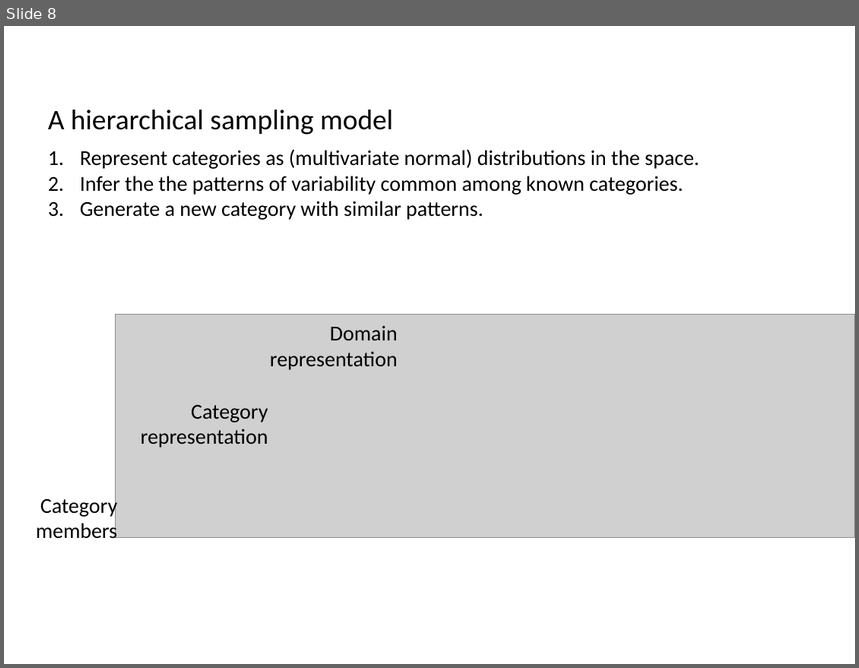
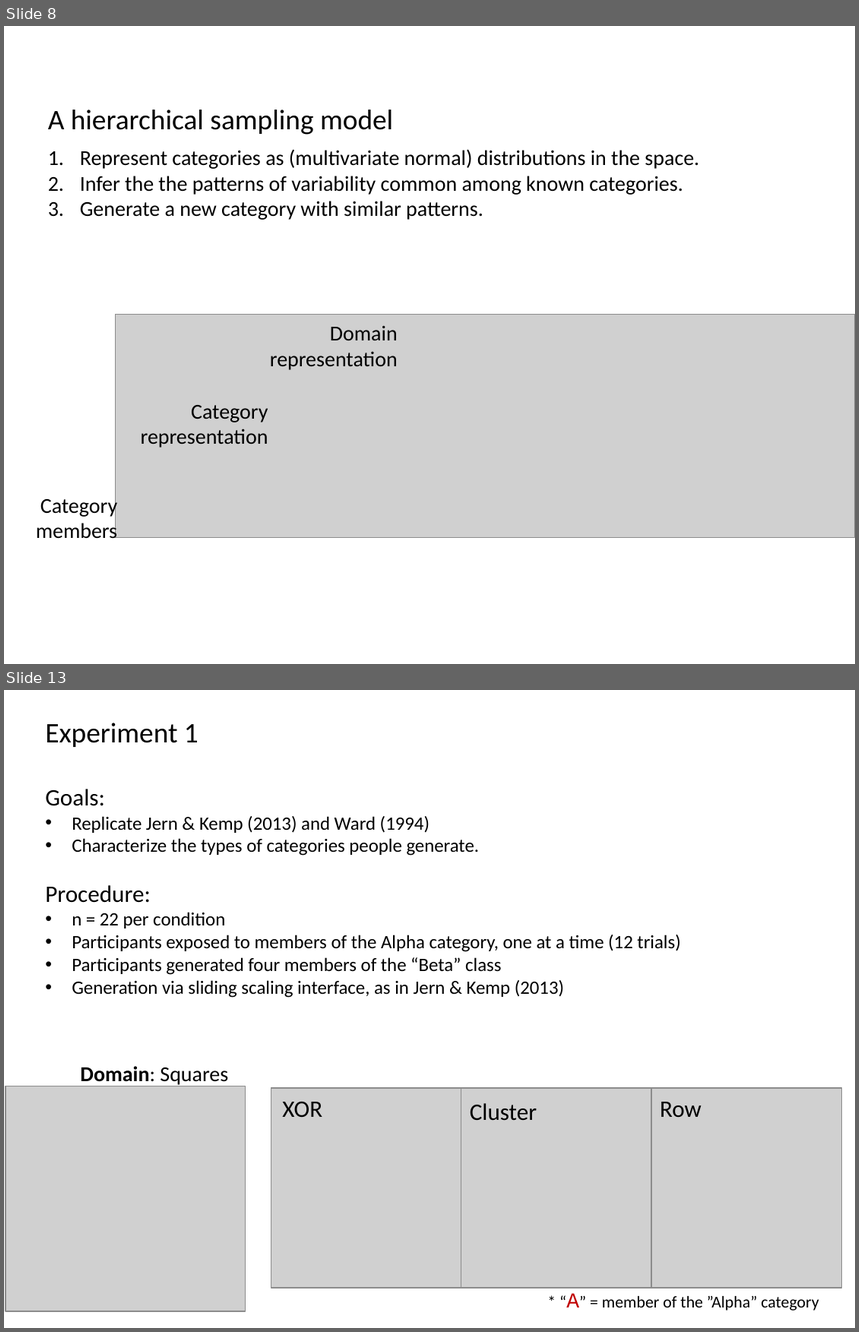
Before and after one commit to AusterweilLab/generating_categories, a slide deck: Presentations/ccn-bbag-march-2-2017.pptx. Shown one above the other, each under a label of ours: slide 8 before the commit, slides 8 and 13 after it; the slides between them are not shown. The pictures are 859x668 and 859x1332 pixels, drawn with LibreOffice and Linux fonts; fonts in the diff are those of the drawing; grey boxes stand for pictures. Boxes give left, top, right and bottom in pixels: in the first picture for what was removed or moved away, otherwise in the second. Text is boxed around its words. In the diff, an @@ line names an element or a change of style, - is before the commit and + after.

```diff
--- a/Presentations/ccn-bbag-march-2-2017.pptx
+++ b/Presentations/ccn-bbag-march-2-2017.pptx
@@ slide 13 added at box(4, 690, 855, 1328), background #FFFFFF @@
@@ text added at box(45, 723, 680, 998), 16 pt, text #000000 @@
+Experiment 1
+Goals:
+• Replicate Jern & Kemp (2013) and Ward (1994)
+• Characterize the types of categories people generate.
+Procedure:
+• n = 22 per condition
+• Participants exposed to members of the Alpha category, one at a time (12 trials)
+• Participants generated four members of the “Beta” class
+• Generation via sliding scaling interface, as in Jern & Kemp (2013)
@@ text added at box(80, 1066, 228, 1087), 18 pt, text #000000 @@
+Domain: Squares
@@ picture added at box(6, 1087, 245, 1312) @@
@@ group added at box(272, 1088, 842, 1288): 3 pictures, 3 texts @@
+XOR
+Cluster
+Row
@@ text added at box(566, 1293, 819, 1311), 14 pt, text #000000 @@
+* “A” = member of the ”Alpha” category
```
Also in this commit, not shown: 1 slide changed, 19 other slides added.
